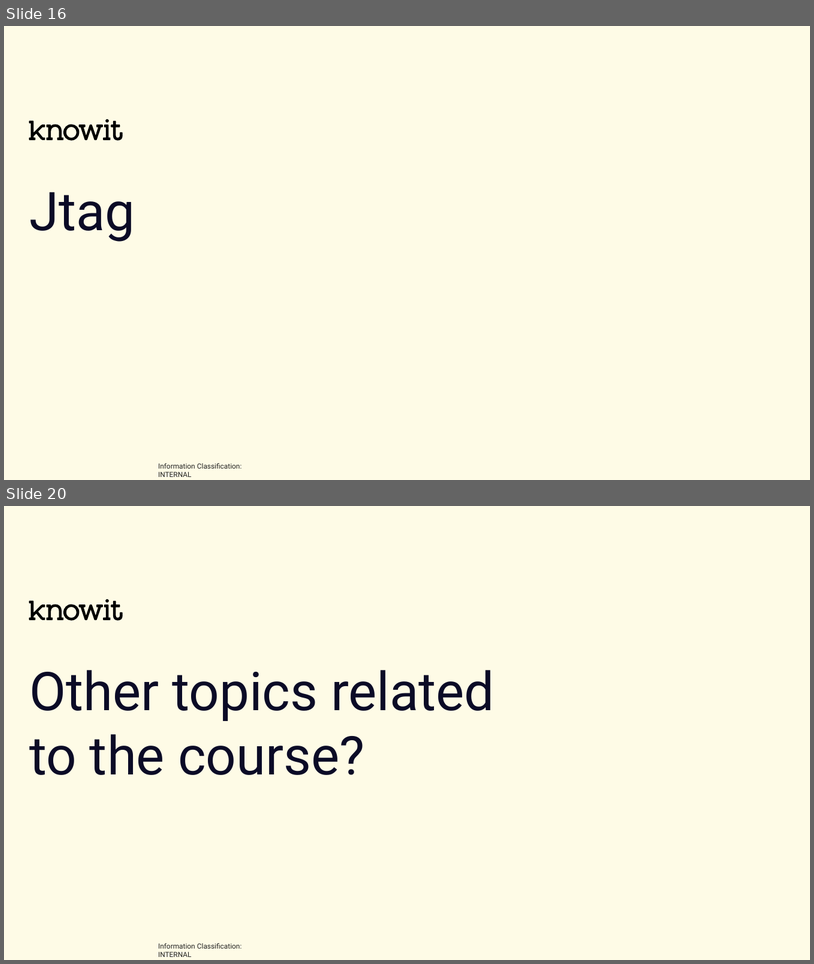
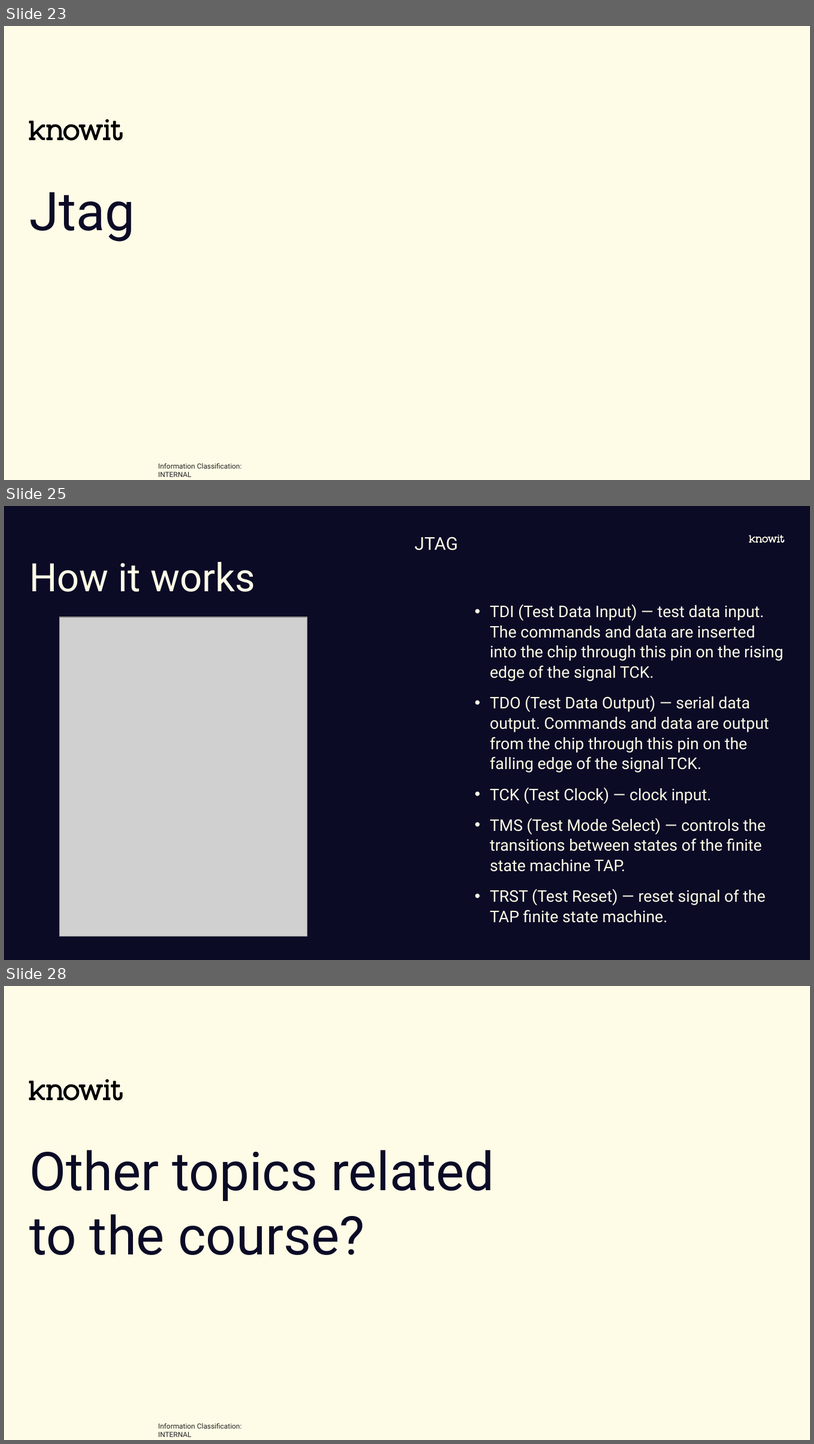
Before and after one commit to joelstr/knowit-embedded-academy, a slide deck: Communication_interfaces/Embedded academy - Communication interfaces.pptx. Shown one above the other, each under a label of ours: slides 16 and 20 before the commit, slides 23, 25 and 28 after it; the slides between them are not shown. The pictures are 814x964 and 814x1444 pixels, drawn with LibreOffice and Linux fonts; fonts in the diff are those of the drawing; grey boxes stand for pictures; background and template pictures are left out. Boxes give left, top, right and bottom in pixels: in the first picture for what was removed or moved away, otherwise in the second. Text is boxed around its words. In the diff, an @@ line names an element or a change of style, - is before the commit and + after.

```diff
--- a/Communication_interfaces/Embedded academy - Communication interfaces.pptx
+++ b/Communication_interfaces/Embedded academy - Communication interfaces.pptx
@@ slide 25 added at (4,506,810,960), background #0B0B26 @@
@@ text added at (415,537,458,550), 20 pt, text #FEFBE6 @@
+JTAG
@@ freeform shape added at (750,535,785,543), fill #FEFBE6 @@
@@ title added at (29,562,255,592), 44 pt, text #FEFBE6 @@
+How it works
@@ text added at (490,604,783,922), 18 pt, text #FEFBE6 @@
+• TDI (Test Data Input) — test data input. The commands and data are inserted into the chip through this pin on the rising edge of the signal TCK.
+• TDO (Test Data Output) — serial data output. Commands and data are output from the chip through this pin on the falling edge of the signal TCK.
+• TCK (Test Clock) — clock input.
+• TMS (Test Mode Select) — controls the transitions between states of the finite state machine TAP.
+• TRST (Test Reset) — reset signal of the TAP finite state machine.
@@ picture added at (59,617,308,936) @@
@@ what was slide 16 is now slide 23 @@
@@ what was slide 20 is now slide 28 @@
```
Also in this commit, not shown: 3 slides changed, 9 other slides added, 1 slide removed.
